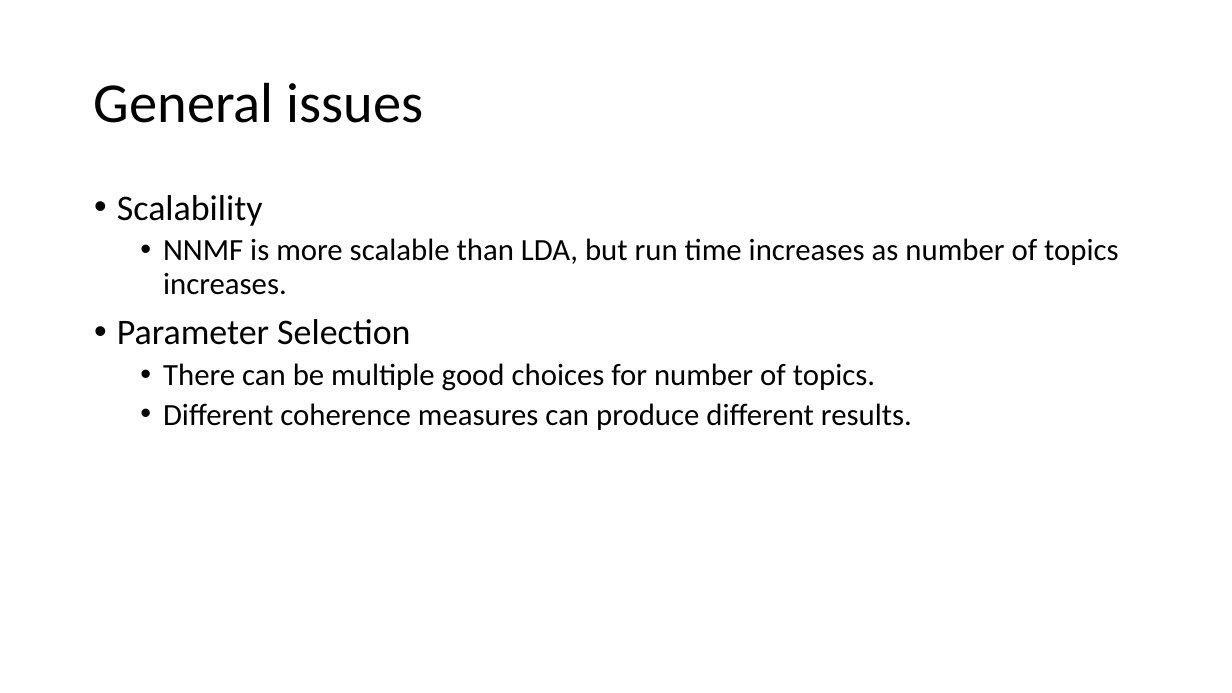
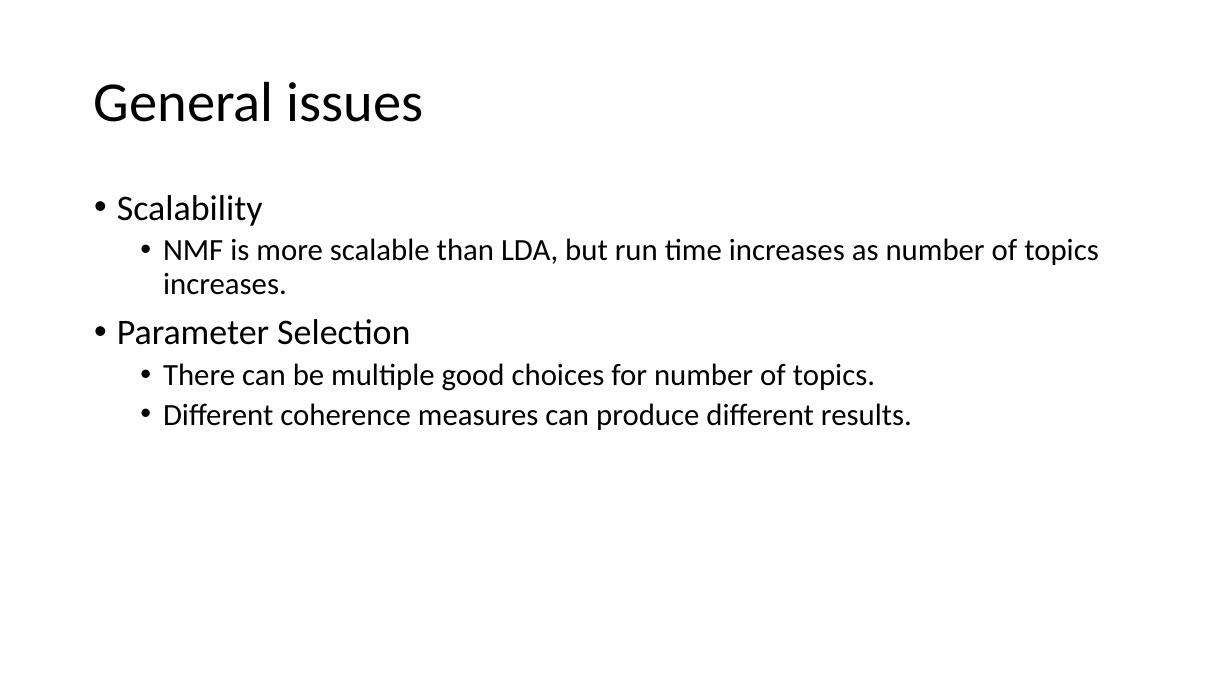
Before and after one commit to nuitrcs/topic-modeling-workshop, a slide deck: slide 28 of topic-model-slides.pptx. Drawn at 1232x693 pixels with LibreOffice and Linux fonts; fonts in the diff are those of the drawing. Boxes give left, top, right and bottom in pixels: in the first picture for what was removed or moved away, otherwise in the second. Text is boxed around its words. In the diff, an @@ line names an element or a change of style, - is before the commit and + after.

Commit message:
Fix typos in slides.

```diff
--- a/topic-model-slides.pptx
+++ b/topic-model-slides.pptx
@@ text at bbox=[163, 238, 1099, 295]: text changed @@
-  • NNMF is more scalable than LDA, but run time increases as number of topics increases.
+  • NMF is more scalable than LDA, but run time increases as number of topics increases.
```
Also in this commit, not shown: 4 other slides changed.
